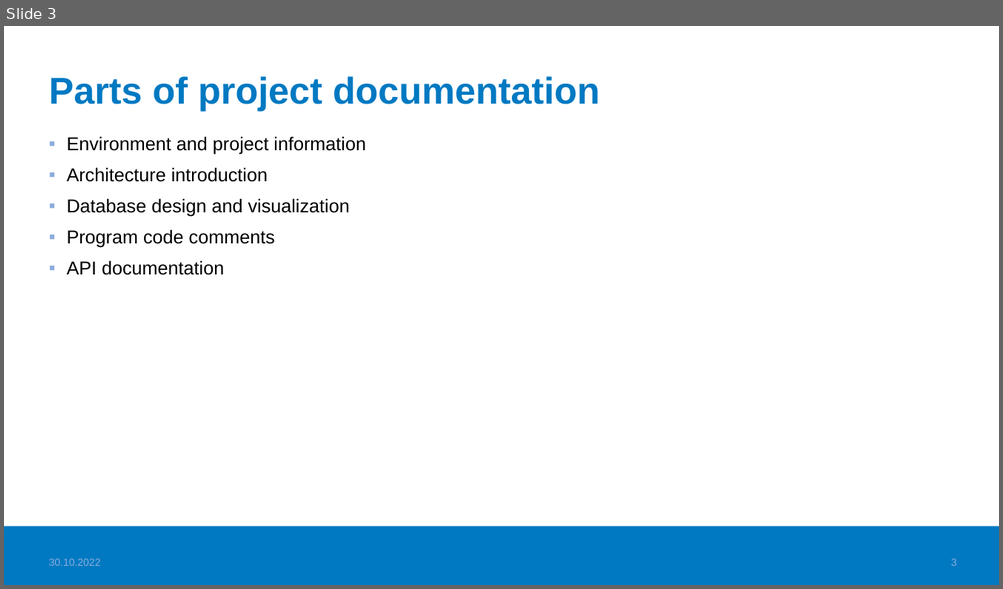
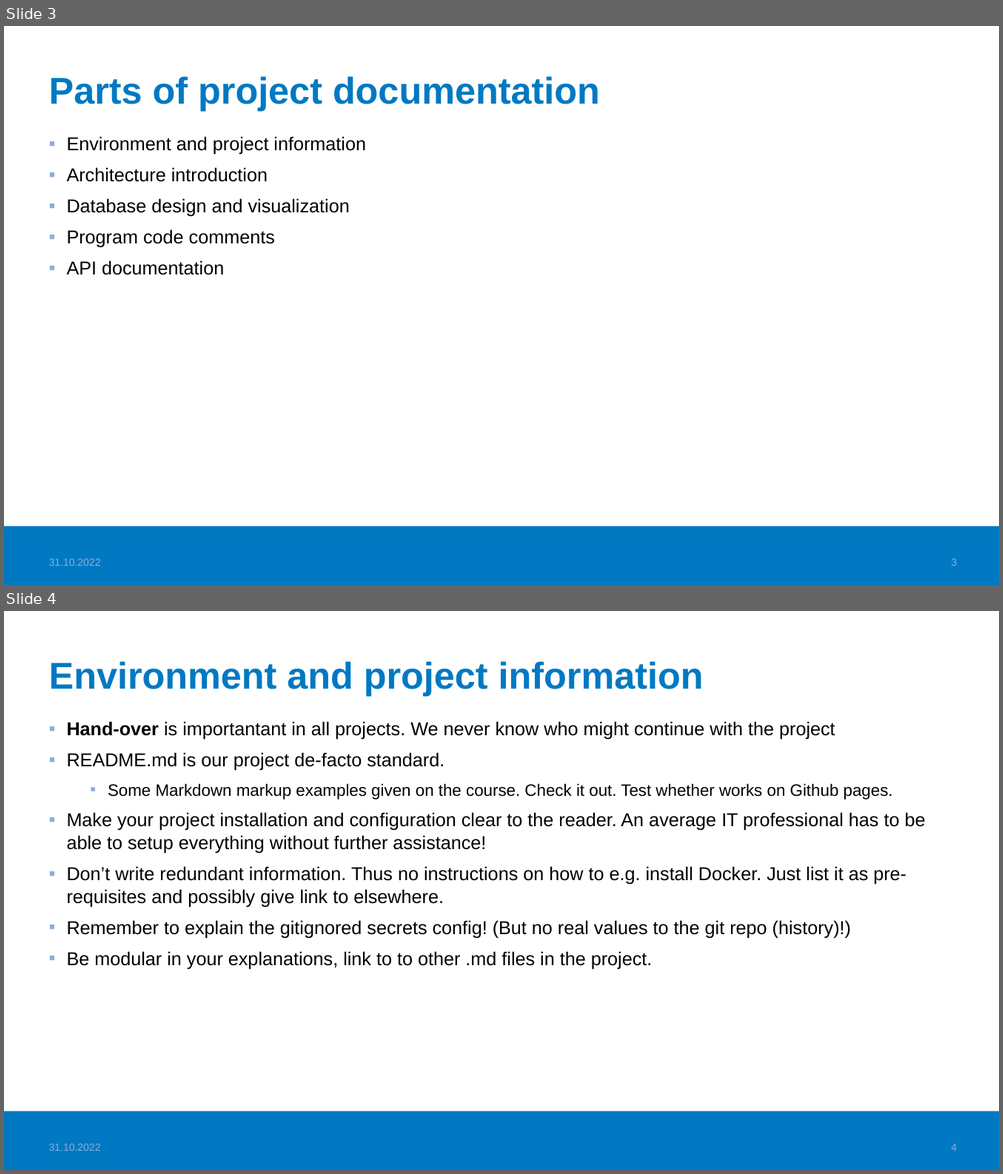
Before and after one commit to haagahelia/ohke-teknologiat, a slide deck: 06_ohjelmistoarkkitehtuurit_ja_patternit/documentation_principles_for_sw_projects.pptx. Shown one above the other, each under a label of ours: slide 3 before the commit, slides 3 and 4 after it. The pictures are 1003x589 and 1003x1174 pixels, drawn with LibreOffice and Linux fonts; fonts in the diff are those of the drawing; background and template pictures are left out. Boxes give left, top, right and bottom in pixels: in the first picture for what was removed or moved away, otherwise in the second. Text is boxed around its words. In the diff, an @@ line names an element or a change of style, - is before the commit and + after.

Commit message:
Project documentation philosophy added

```diff
--- a/06_ohjelmistoarkkitehtuurit_ja_patternit/documentation_principles_for_sw_projects.pptx
+++ b/06_ohjelmistoarkkitehtuurit_ja_patternit/documentation_principles_for_sw_projects.pptx
@@ slide 4 added at <box>4,611,999,1170</box>, background #FFFFFF; not listed: 1 template element that a slide beside it also shows @@
@@ title added at <box>49,661,703,695</box>, 36 pt, text #0079C2, bold @@
+Environment and project information
@@ text added at <box>67,721,925,969</box>, 18 pt, text #000000 @@
+▪ Hand-over is importantant in all projects. We never know who might continue with the project
+▪ README.md is our project de-facto standard.
+  ▪ Some Markdown markup examples given on the course. Check it out. Test whether works on Github pages.
+▪ Make your project installation and configuration clear to the reader. An average IT professional has to be able to setup everything without further assistance!
+▪ Don’t write redundant information. Thus no instructions on how to e.g. install Docker. Just list it as pre-requisites and possibly give link to elsewhere.
+▪ Remember to explain the gitignored secrets config! (But no real values to the git repo (history)!)
+▪ Be modular in your explanations, link to to other .md files in the project.
@@ text added at <box>49,1144,101,1151</box>, 10 pt, text #8BADDC @@
+31.10.2022
@@ page number added at <box>950,1144,956,1151</box>, 10 pt, text #8BADDC @@
+4
@@ slide 3 changed as well @@
@@ text at <box>49,559,101,566</box>: text changed @@
-30.10.2022
+31.10.2022
```
Also in this commit, not shown: 2 other slides changed, 2 other slides added, 1 other file.
